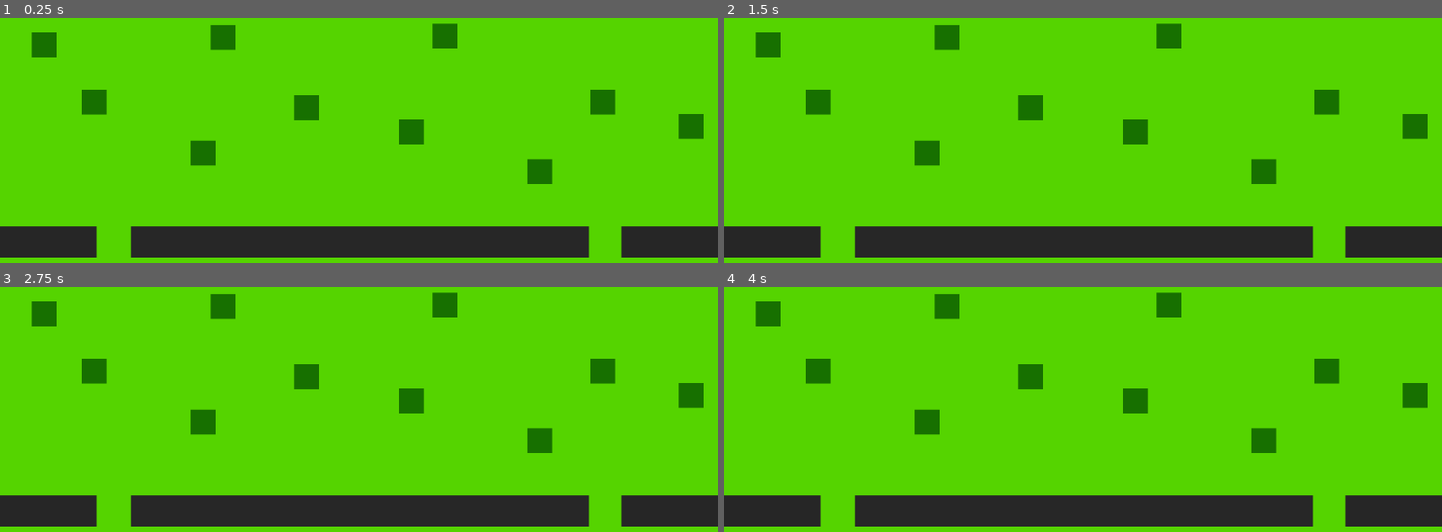
Above: before the commit, frames 1-4 (two rows, left to right).
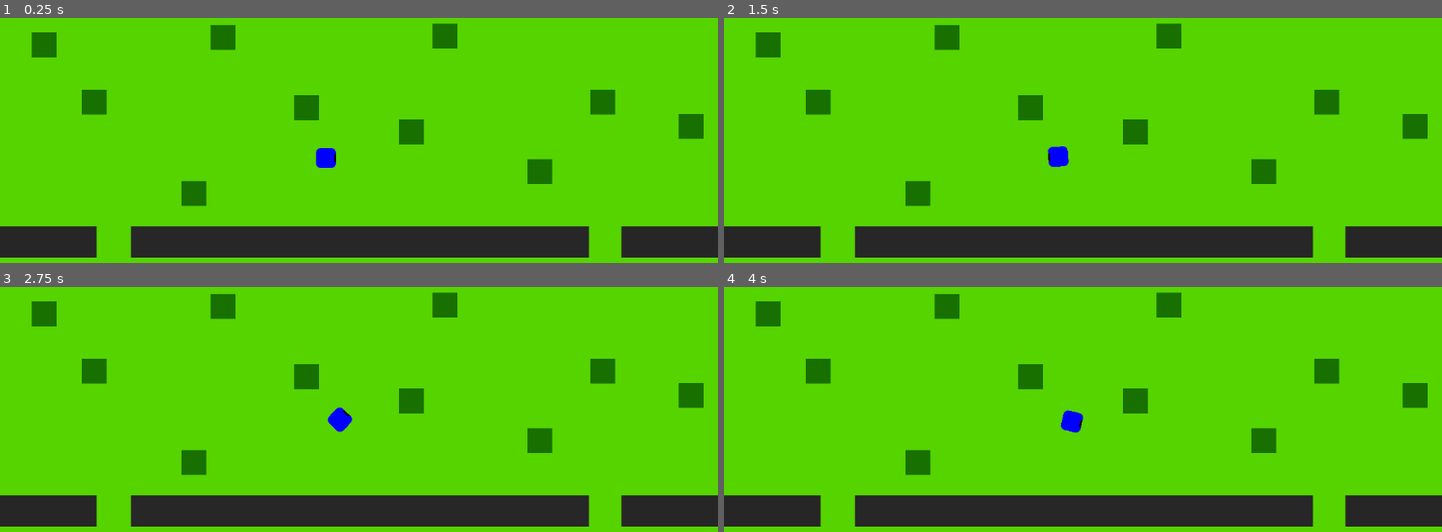
Above: after the commit, the same moments.

Repository: Codex3omega/GodotWildGameJam80--
Game: Godot game, scene res://level/level_1.tscn
The game is run twice, just before and just after one commit, with the same random seed, the same clock (stepped at 60 frames per second) and the same inputs. The project has no main scene, so this scene is started directly.
Inputs (mouse positions are in pixels of both pictures, inside the frame that each line leads up to):
- Up to frame 1 (0.25 s): no input
- Up to frame 2 (1.5 s): tap Enter at 0.5 s; move the mouse to (1240, 125) at 0.52 s; hold W (move, bound only after the commit) 0.53-1.28 s; right-click (1240, 125) at 0.8 s; tap Space at 1.25 s; move the mouse to (939, 165) at 1.27 s; right-click (939, 165) at 1.35 s
- Up to frame 3 (2.75 s): tap W (move, bound only after the commit) at 1.55 s; tap Enter at 2 s; move the mouse to (430, 326) at 2.02 s; hold W (move, bound only after the commit) from 2.03 s (still down); right-click (430, 326) at 2.3 s
- Up to frame 4 (4 s): tap Space at 2.75 s; move the mouse to (1047, 495) at 2.77 s; release W (move, bound only after the commit) at 2.78 s; right-click (1047, 495) at 2.85 s; tap W (move, bound only after the commit) at 3.05 s; tap Enter at 3.5 s; move the mouse to (1298, 475) at 3.52 s; hold W (move, bound only after the commit) from 3.53 s (still down); right-click (1298, 475) at 3.8 s

The runs differ from the first frame. In frame 1, 1.0% of the frame differs, in the area x 25-47%, y 49-77%; in frame 2, 1.0%, in the area x 25-49%, y 49-77%; in frame 3, 1.0%; in frame 4, 1.0%.

Commit message:
player movement

Diff:
--- a/Game/level/level_1.tscn
+++ b/Game/level/level_1.tscn
@@ -1,6 +1,7 @@
-[gd_scene load_steps=10 format=3 uid="uid://dkujppxjwk4cu"]
+[gd_scene load_steps=11 format=3 uid="uid://dkujppxjwk4cu"]
 
 [ext_resource type="Texture2D" uid="uid://sosvbh2w5cil" path="res://level/green_tile.png" id="1_omx5w"]
+[ext_resource type="PackedScene" uid="uid://btj0icy8hb5pl" path="res://player.tscn" id="2_lx8gb"]
 
 [sub_resource type="RectangleShape2D" id="RectangleShape2D_0xm2m"]
 size = Vector2(19, 654.5)
@@ -94,7 +95,7 @@
 shape = SubResource("RectangleShape2D_ig7tw")
 
 [node name="tree3" type="StaticBody2D" parent="trees"]
-position = Vector2(306, 317)
+position = Vector2(291, 382)
 metadata/_edit_group_ = true
 
 [node name="ColorRect" type="ColorRect" parent="trees/tree3"]
@@ -243,3 +244,6 @@
 [node name="CollisionShape2D" type="CollisionShape2D" parent="trench/centre"]
 position = Vector2(367.5, 25)
 shape = SubResource("RectangleShape2D_5vw27")
+
+[node name="player" parent="." instance=ExtResource("2_lx8gb")]
+position = Vector2(523, 345)
--- /dev/null
+++ b/Game/player.gd
@@ -0,0 +1,27 @@
+extends CharacterBody2D
+
+
+
+@export var speed : float
+
+
+var is_moving : bool = false
+var health : int
+# Called when the node enters the scene tree for the first time.
+func _ready() -> void:
+	pass # Replace with function body.
+
+
+# Called every frame. 'delta' is the elapsed time since the previous frame.
+func _process(delta: float) -> void:
+
+	if(Input.is_action_pressed("right_click")): # The player can rotate the character only when the right mouse button os pressed, so that when the player interacts with ant object, the player won't turn, making it less annoying
+		look_at(get_global_mouse_position())
+		if(Input.is_action_pressed("move")): # the player can move with the w key or up arrow key only when the rmb is pressed
+			velocity = Vector2(speed, 0).rotated(rotation)
+		else:
+			velocity = Vector2.ZERO    # make it so that the player does not move
+	else:
+			velocity = Vector2.ZERO
+
+	move_and_slide()
--- /dev/null
+++ b/Game/player.tscn
@@ -0,0 +1,24 @@
+[gd_scene load_steps=4 format=3 uid="uid://btj0icy8hb5pl"]
+
+[ext_resource type="Texture2D" uid="uid://c401dlr17nyst" path="res://place_holder_player.png" id="1_4flbx"]
+[ext_resource type="Script" uid="uid://ootoyrs2fbei" path="res://player.gd" id="1_onrkg"]
+
+[sub_resource type="RectangleShape2D" id="RectangleShape2D_onrkg"]
+size = Vector2(32, 32)
+
+[node name="player" type="CharacterBody2D"]
+script = ExtResource("1_onrkg")
+speed = 200.0
+
+[node name="Sprite2D" type="Sprite2D" parent="."]
+texture = ExtResource("1_4flbx")
+
+[node name="CollisionShape2D" type="CollisionShape2D" parent="."]
+shape = SubResource("RectangleShape2D_onrkg")
+
+[node name="ColorRect" type="ColorRect" parent="."]
+offset_left = 13.0
+offset_top = -6.0
+offset_right = 16.0
+offset_bottom = 6.0
+color = Color(0, 0, 0, 1)
--- a/Game/project.godot
+++ b/Game/project.godot
@@ -14,6 +14,20 @@
 config/features=PackedStringArray("4.4", "GL Compatibility")
 config/icon="res://icon.svg"
 
+[input]
+
+move={
+"deadzone": 0.2,
+"events": [Object(InputEventKey,"resource_local_to_scene":false,"resource_name":"","device":-1,"window_id":0,"alt_pressed":false,"shift_pressed":false,"ctrl_pressed":false,"meta_pressed":false,"pressed":false,"keycode":0,"physical_keycode":87,"key_label":0,"unicode":119,"location":0,"echo":false,"script":null)
+, Object(InputEventKey,"resource_local_to_scene":false,"resource_name":"","device":-1,"window_id":0,"alt_pressed":false,"shift_pressed":false,"ctrl_pressed":false,"meta_pressed":false,"pressed":false,"keycode":0,"physical_keycode":4194320,"key_label":0,"unicode":0,"location":0,"echo":false,"script":null)
+]
+}
+right_click={
+"deadzone": 0.2,
+"events": [Object(InputEventMouseButton,"resource_local_to_scene":false,"resource_name":"","device":-1,"window_id":0,"alt_pressed":false,"shift_pressed":false,"ctrl_pressed":false,"meta_pressed":false,"button_mask":0,"position":Vector2(0, 0),"global_position":Vector2(0, 0),"factor":1.0,"button_index":2,"canceled":false,"pressed":false,"double_click":false,"script":null)
+]
+}
+
 [rendering]
 
 renderer/rendering_method="gl_compatibility"
Not shown, added: Game/player.gd.uid
